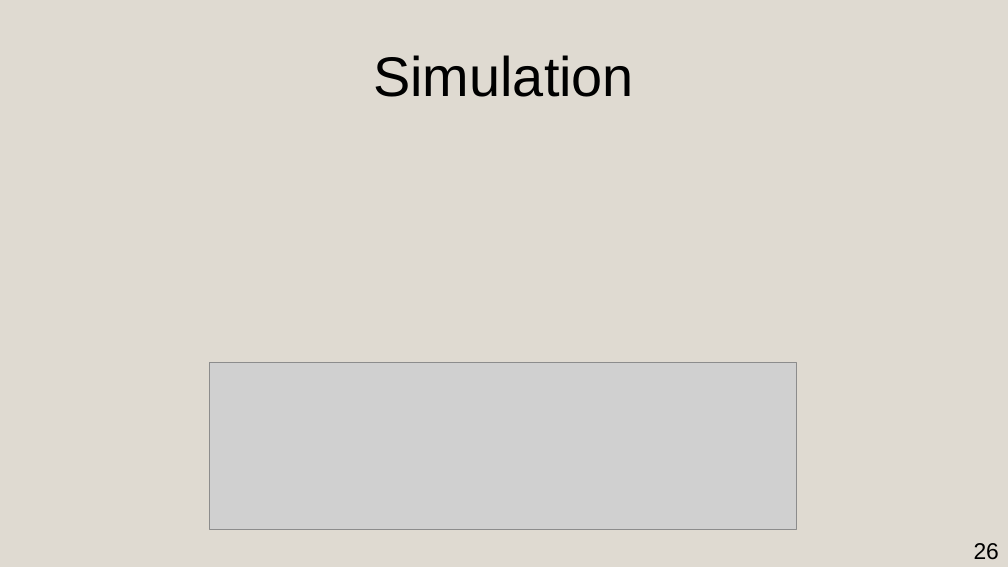
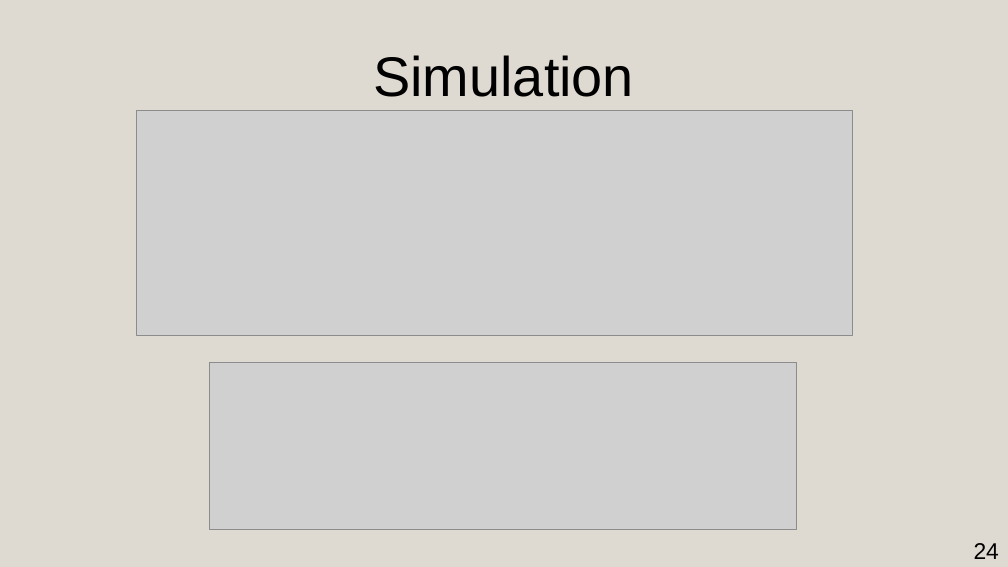
Before and after one commit to AmdaU/presentations, a slide deck: slide 24 of Seminaire/Seminaire.odp (slide 26 before the commit). Drawn at 1008x567 pixels with LibreOffice and Linux fonts; fonts in the diff are those of the drawing; grey boxes stand for pictures. Boxes give left, top, right and bottom in pixels: in the first picture for what was removed or moved away, otherwise in the second. Text is boxed around its words. In the diff, an @@ line names an element or a change of style, - is before the commit and + after.

```diff
--- a/Seminaire/Seminaire.odp
+++ b/Seminaire/Seminaire.odp
@@ picture added at (x1=136, y1=111, x2=853, y2=336) @@
@@ page number at (x1=974, y1=543, x2=999, y2=559): text changed @@
-26
+24
```
Also in this commit, not shown: 2 other slides changed, 2 slides added, 3 slides removed, 1 other file.
